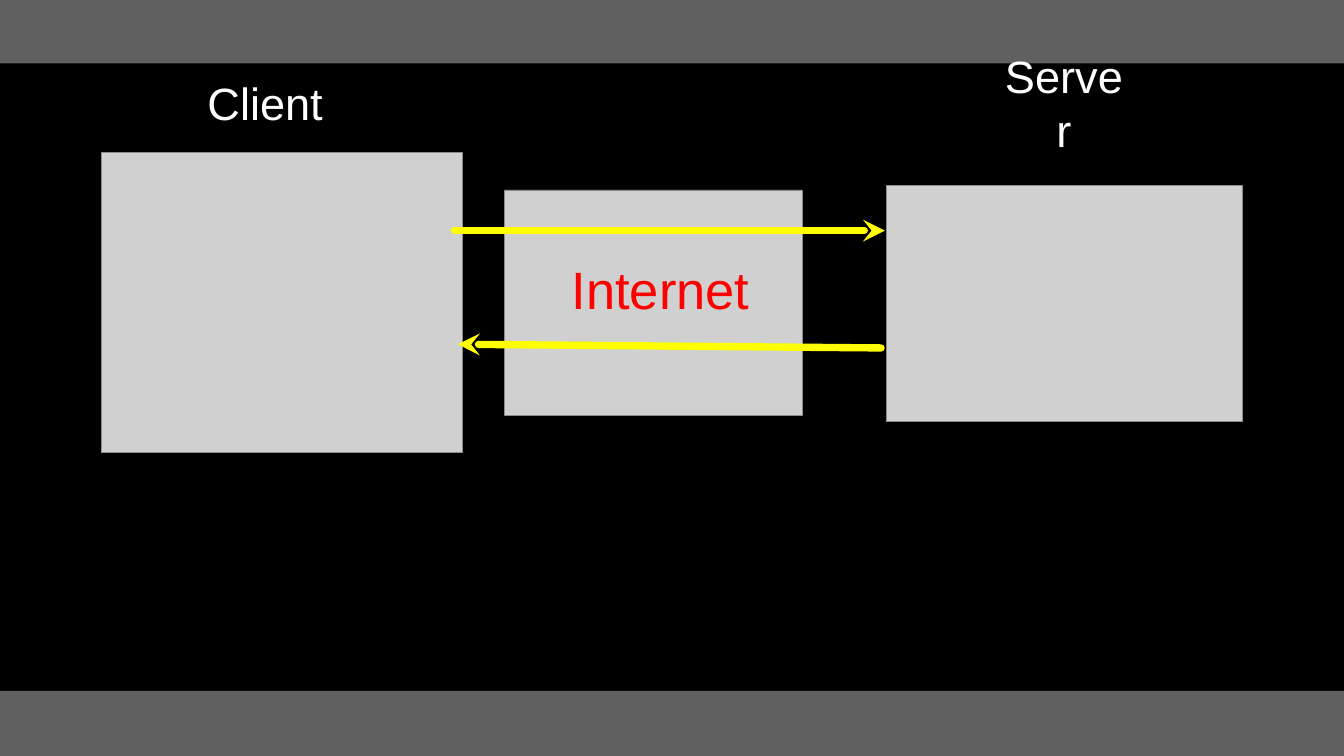
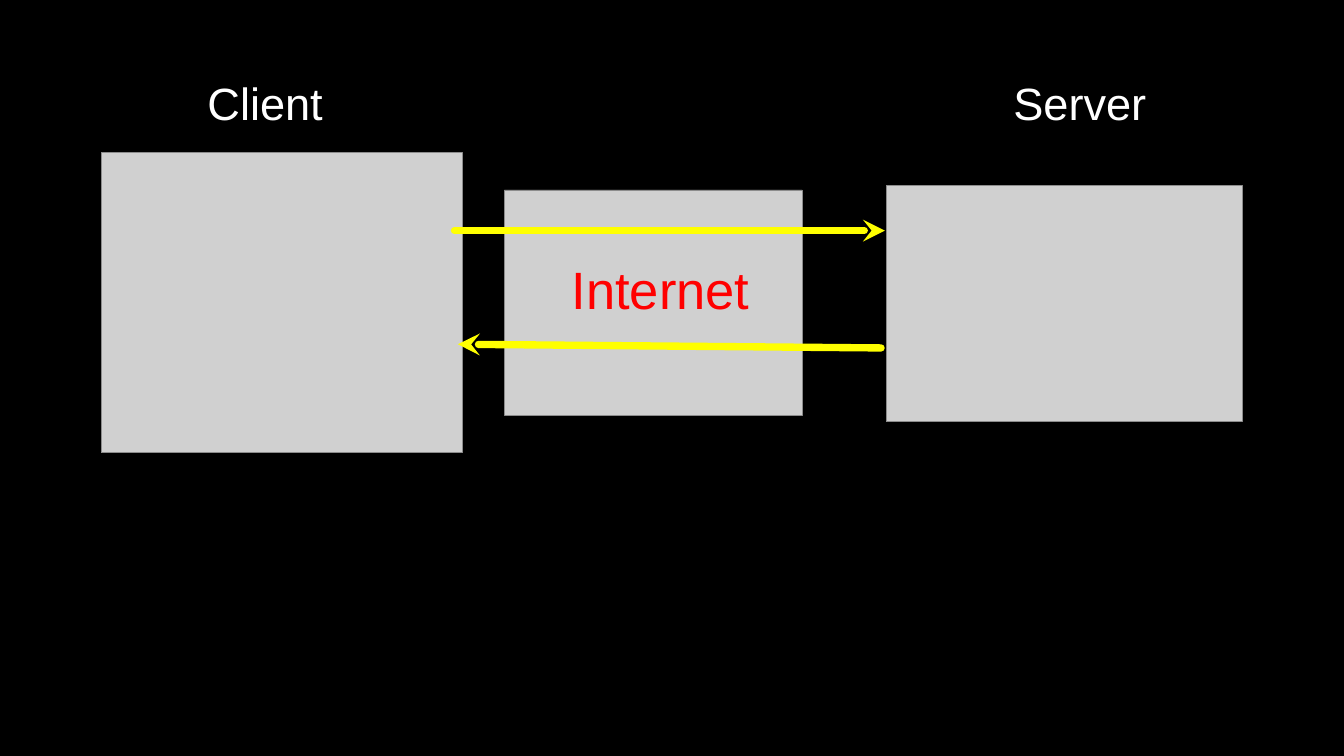
Before and after one commit to csev/py4e, a slide deck: slide 2 of lectures3/Pythonlearn-12-HTTP.pptx. Drawn at 1344x756 pixels with LibreOffice and Linux fonts; fonts in the diff are those of the drawing; grey boxes stand for pictures. Boxes give left, top, right and bottom in pixels: in the first picture for what was removed or moved away, otherwise in the second. Text is boxed around its words. In the diff, an @@ line names an element or a change of style, - is before the commit and + after.

```diff
--- a/lectures3/Pythonlearn-12-HTTP.pptx
+++ b/lectures3/Pythonlearn-12-HTTP.pptx
@@ rectangle removed at (0, 0, 1344, 63) @@
@@ text "Server" rewrapped from (999, 73, 1129, 132) to (1013, 88, 1146, 121) @@
@@ rectangle at (0, 691, 1344, 756): fill #606060 to #000000 @@
```
Also in this commit, not shown: 49 other slides changed.
